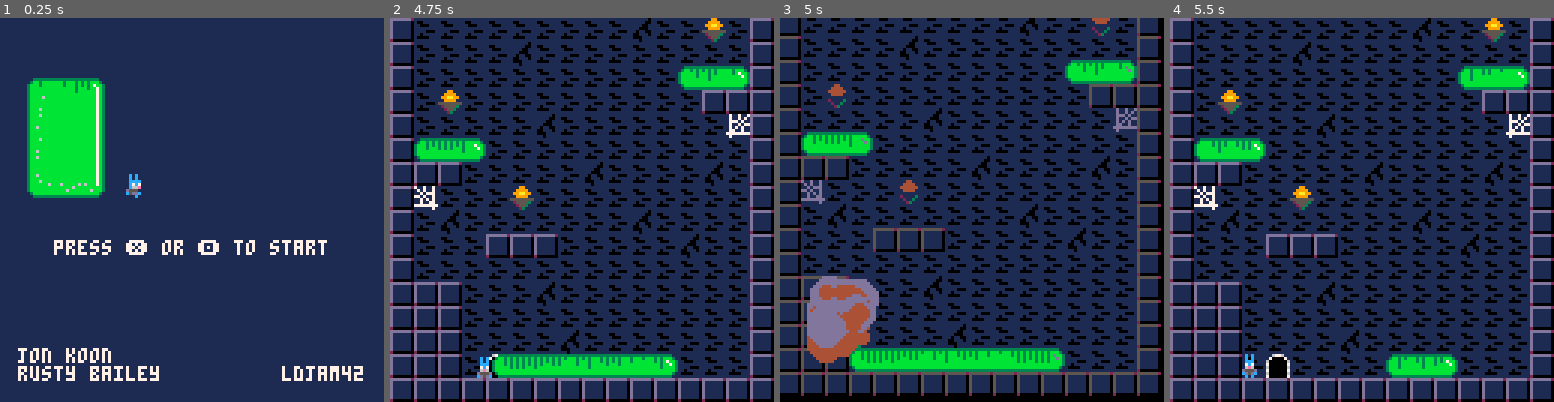
Above: before the commit, frames 1-4 (left to right).
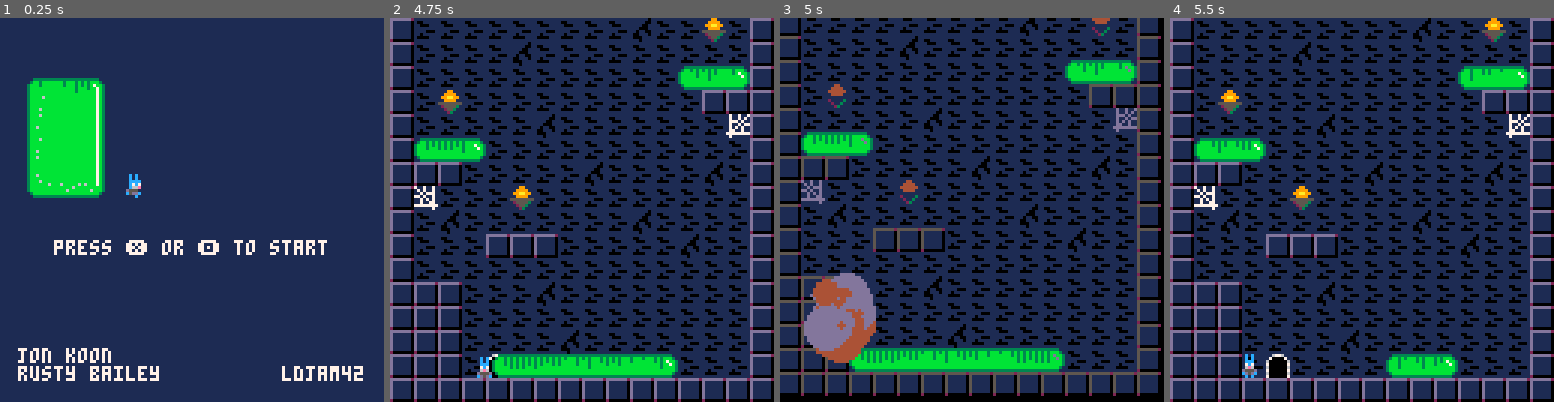
Above: after the commit, the same moments.

Repository: jondkoon/crushed
Game: PICO-8 cartridge game.p8
Same seed, same stepped clock (60 frames per second), same inputs: the game is played once before the commit and once after it.
Inputs:
- Up to frame 1 (0.25 s): no input
- Up to frame 2 (4.75 s): tap O (Z key) at 0.33, 0.7, 1.43, 2.22, 3.1, 3.98 s; tap X (X key) at 1.07, 2.07, 2.4, 2.73, 3.07, 3.4, 3.73, 4.07, 4.4, 4.73 s; hold Left 1.97-2.37 s; hold Down 2.42-2.82 s; hold Right 2.87-3.53 s; hold Up 3.58-4.08 s; hold Right 4.13-4.53 s; hold Down from 4.58 s (still down)
- Up to frame 3 (5 s): keep holding Down; tap O (Z key) at 4.87 s
- Up to frame 4 (5.5 s): tap X (X key) at 5.07, 5.4 s; release Down at 5.08 s; hold Left from 5.13 s (still down)

Frames 1-2 are identical in both runs. In frame 3, 1.4% of the frame differs, in the area x 6-26%, y 66-90%; in frame 4, nothing differs.

Commit message:
fix for only drawing things on the screen

Diff:
--- a/game.p8
+++ b/game.p8
@@ -255,13 +255,11 @@
 			cls(0)
 			self:fade_update()
 			cam:set()
-			-- if the object has an x coordinate make sure it is on the screen
-			-- otherwise let it draw
-			if (o.draw and (not o.x or cam:in_view(o))) then
+			if (o.draw) then
 				o.draw(self)
 			end
 			for k, object in pairs(self.objects) do
-				if (object.draw) then
+				if (object.draw and cam:in_view(object)) then
 					object:draw()
 				end
 			end
@@ -491,10 +489,12 @@
 	sfx(12)
 	local make_particle = function(x, y)
 		local particle_colors = { 6, 7, 9, 10 }
+		local size = 5 + flr(rnd(8))
 		local particle = {
 			x = x - 4 + flr(rnd(8)),
 			y = y - 4 + flr(rnd(8)),
-			width = 5 + flr(rnd(8)),
+			width = size,
+			height = size,
 			color = random_one(particle_colors),
 			counter = 10 + flr(rnd(10)),
 			dx = flr(rnd(3)) - 1.5,
@@ -1164,13 +1164,13 @@
 			local y = self.platform.y + (self.platform.height / 2) - 2
 			print("crushed", x, y, 7)
 		end
+		title_screen_text:draw()
 	end,
 	init = function(self)
 		self.platform = make_platform(self.border_buffer, 20, 16, 40, {up=false,down=false,left=false,right=true}, 48)
 		self.platform:init()
 		self.platform:toggle_growth(true)
 		self.platform.play_sfx = false
-		self:add(title_screen_text)
 		self:add(make_start_prompt(74))
 		self.sprite_x = self.platform.x + self.platform.width
 		self.sprite_y = self.platform.y + self.platform.height - 8
